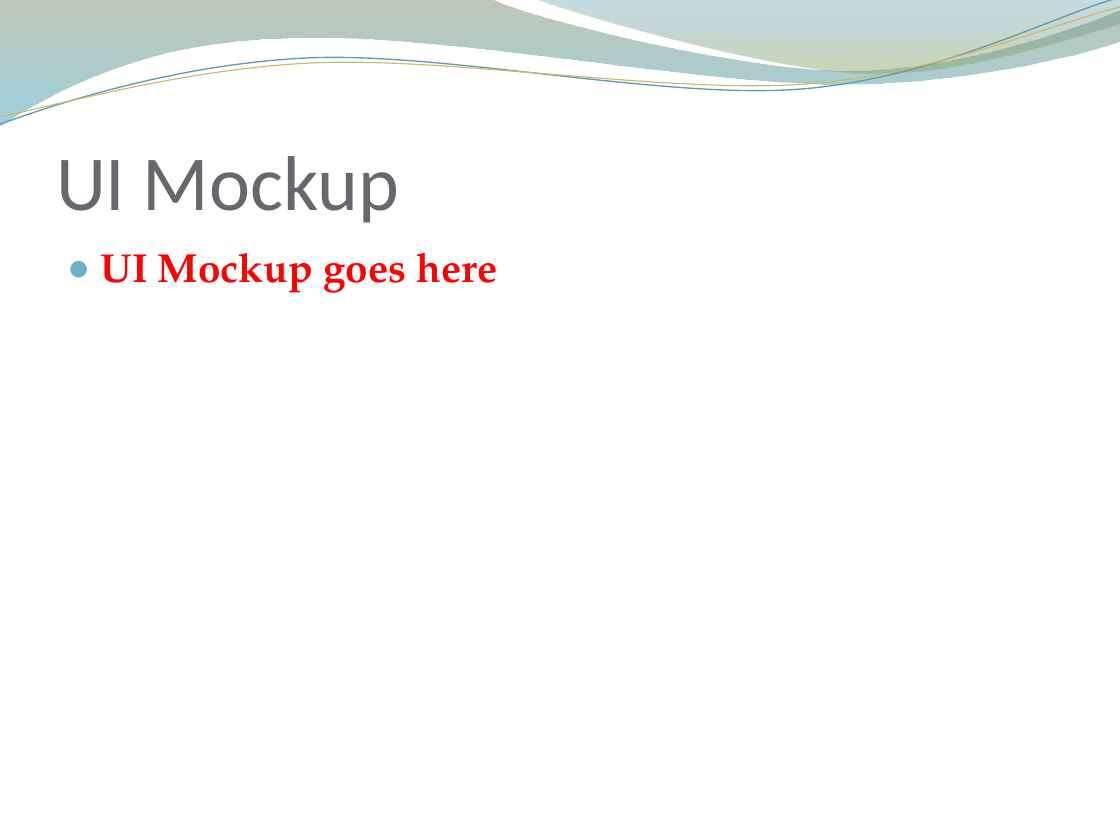
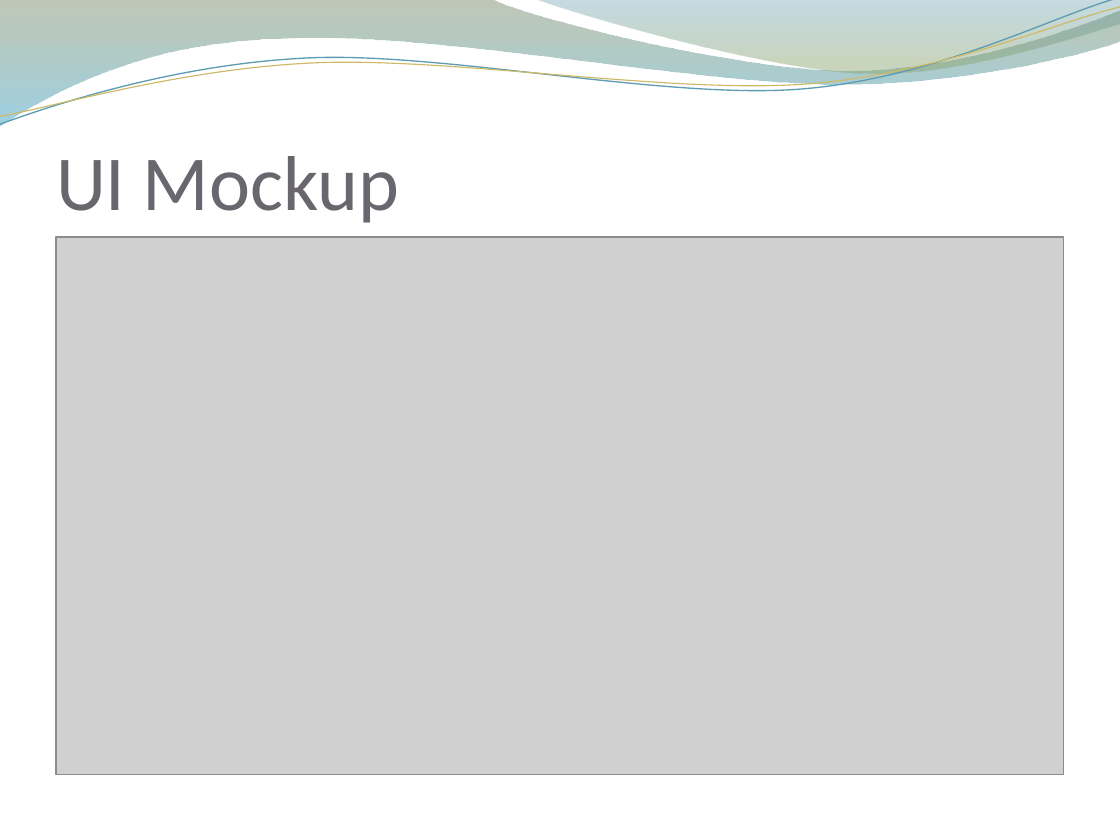
Before and after one commit to achelsau/SAD, a slide deck: slide 11 of plan/SmartAdmin.pptx (slide 10 before the commit). Drawn at 1120x840 pixels with LibreOffice and Linux fonts; fonts in the diff are those of the drawing; grey boxes stand for pictures; background and template pictures are left out. Boxes give left, top, right and bottom in pixels: in the first picture for what was removed or moved away, otherwise in the second. Text is boxed around its words. In the diff, an @@ line names an element or a change of style, - is before the commit and + after.

```diff
--- a/plan/SmartAdmin.pptx
+++ b/plan/SmartAdmin.pptx
@@ picture added at [56, 237, 1064, 775] @@
@@ text removed at [101, 253, 497, 293] @@
-● UI Mockup goes here
```
Also in this commit, not shown: 1 other slide changed, 1 slide added, 3 other files.
